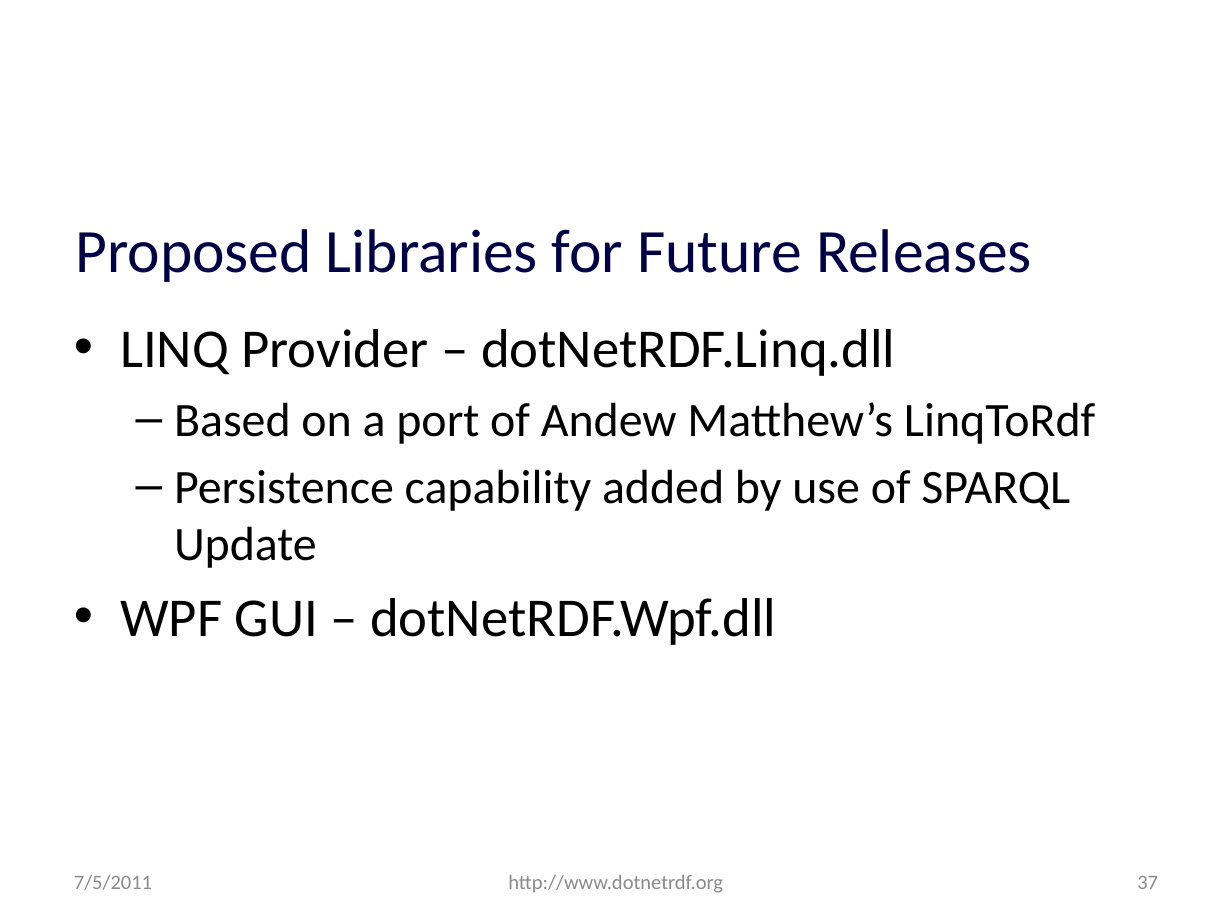
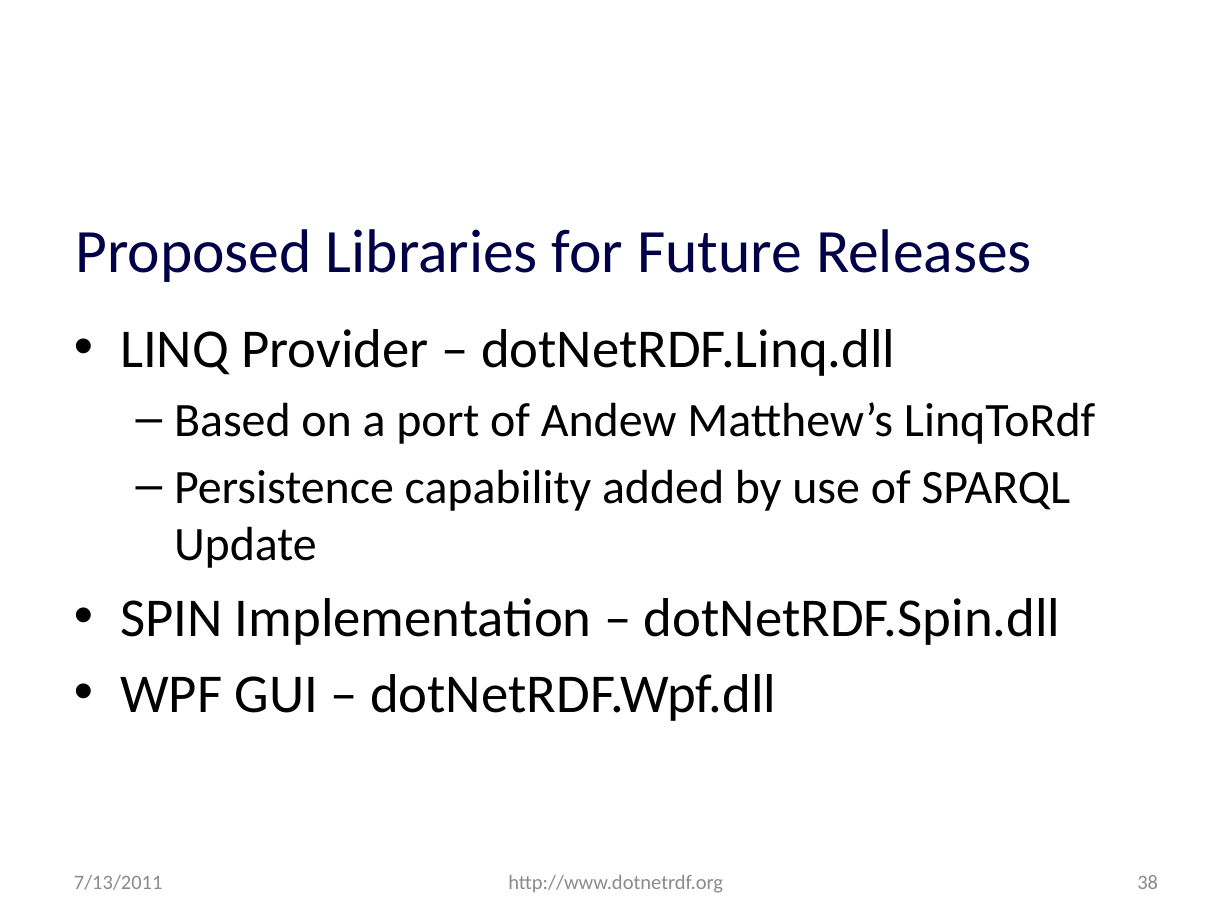
Before and after one commit to JohnGoldsmith/dotnetrdf-wiki, a slide deck: slide 38 of Slides/Roadmap.pptx (slide 37 before the commit). Drawn at 1232x924 pixels with LibreOffice and Linux fonts; fonts in the diff are those of the drawing; background and template pictures are left out. Boxes give left, top, right and bottom in pixels: in the first picture for what was removed or moved away, otherwise in the second. Text is boxed around its words. In the diff, an @@ line names an element or a change of style, - is before the commit and + after.

```diff
--- a/Slides/Roadmap.pptx
+++ b/Slides/Roadmap.pptx
@@ text at (x1=120, y1=598, x2=1061, y2=645): paragraph added @@
+• SPIN Implementation – dotNetRDF.Spin.dll
@@ text at (x1=74, y1=875, x2=163, y2=890): text changed @@
-7/5/2011
+7/13/2011
@@ page number at (x1=1137, y1=875, x2=1158, y2=889): text changed @@
-37
+38
```
Also in this commit, not shown: 44 other slides changed, 1 slide added.
